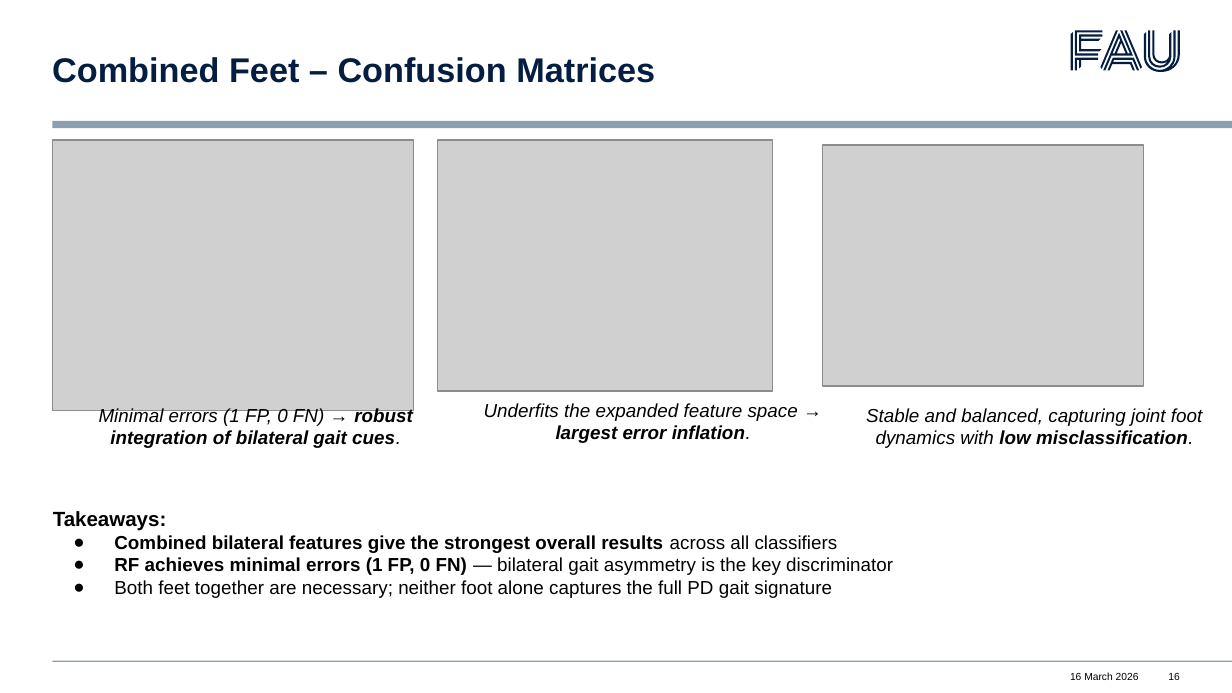
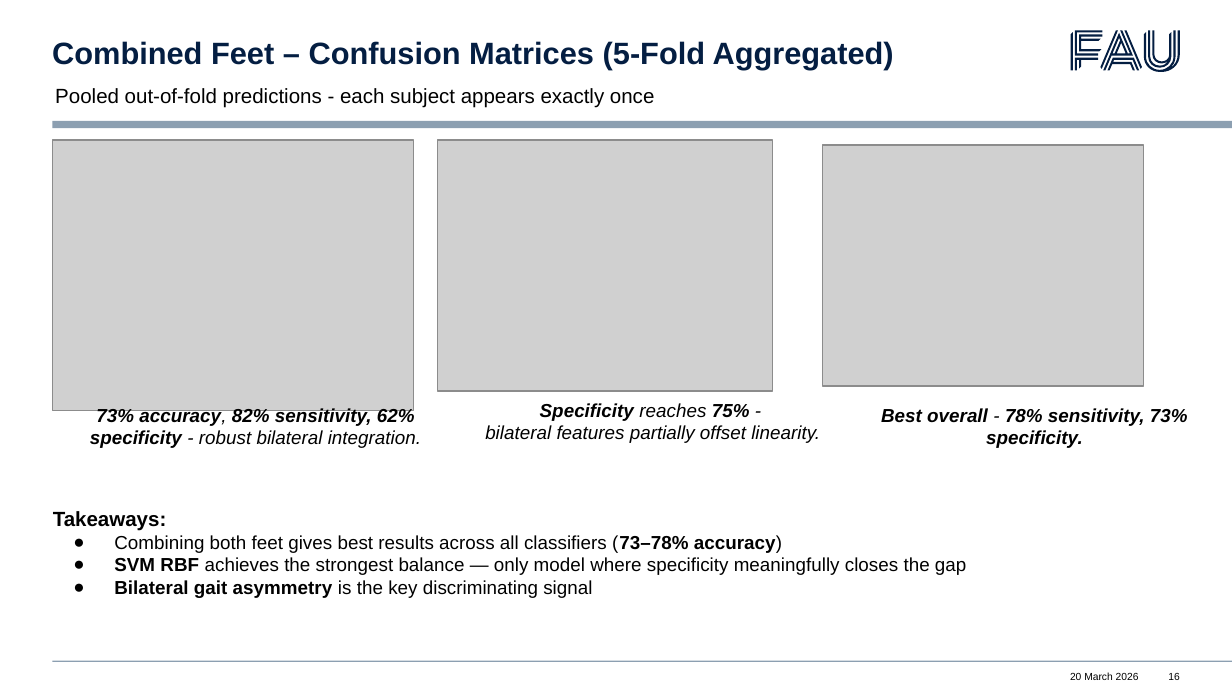
Before and after one commit to saranyab21/Project-Time-Series-SSM-Mamba, a slide deck: slide 16 of reports/ppt/Project Time Series-final.pptx. Drawn at 1232x693 pixels with LibreOffice and Linux fonts; fonts in the diff are those of the drawing; grey boxes stand for pictures; background and template pictures are left out. Boxes give left, top, right and bottom in pixels: in the first picture for what was removed or moved away, otherwise in the second. Text is boxed around its words. In the diff, an @@ line names an element or a change of style, - is before the commit and + after.

Commit message:
fix: replace full-dataset CM with aggregated out-of-fold predictions

```diff
--- a/reports/ppt/Project Time Series-final.pptx
+++ b/reports/ppt/Project Time Series-final.pptx
@@ title at (52,41,894,70): text changed; size 20 to 18 pt @@
-Combined Feet – Confusion Matrices
+Combined Feet – Confusion Matrices (5-Fold Aggregated)
@@ text added at (55,88,654,108), 12 pt, text #000000 @@
+Pooled out-of-fold predictions - each subject appears exactly once
@@ text at (90,407,421,448): text changed @@
-Minimal errors (1 FP, 0 FN) → robust integration of bilateral gait cues.
+73% accuracy, 82% sensitivity, 62% specificity - robust bilateral integration.
@@ text at (485,403,820,443): text changed @@
-Underfits the expanded feature space → largest error inflation.
+Specificity reaches 75% -
+bilateral features partially offset linearity.
@@ text at (881,408,1188,448): text changed; bold on @@
-Stable and balanced, capturing joint foot dynamics with low misclassification.
+Best overall - 78% sensitivity, 73% specificity.
@@ text at (114,535,966,598): text changed @@
-● Combined bilateral features give the strongest overall results across all classifiers
-● RF achieves minimal errors (1 FP, 0 FN) — bilateral gait asymmetry is the key discriminator
-● Both feet together are necessary; neither foot alone captures the full PD gait signature
+● Combining both feet gives best results across all classifiers (73–78% accuracy)
+● SVM RBF achieves the strongest balance — only model where specificity meaningfully closes the gap
+● Bilateral gait asymmetry is the key discriminating signal
@@ text at (1070,672,1139,680): text changed @@
-16 March 2026
+20 March 2026
```
Also in this commit, not shown: 14 other slides changed, 4 other files.
